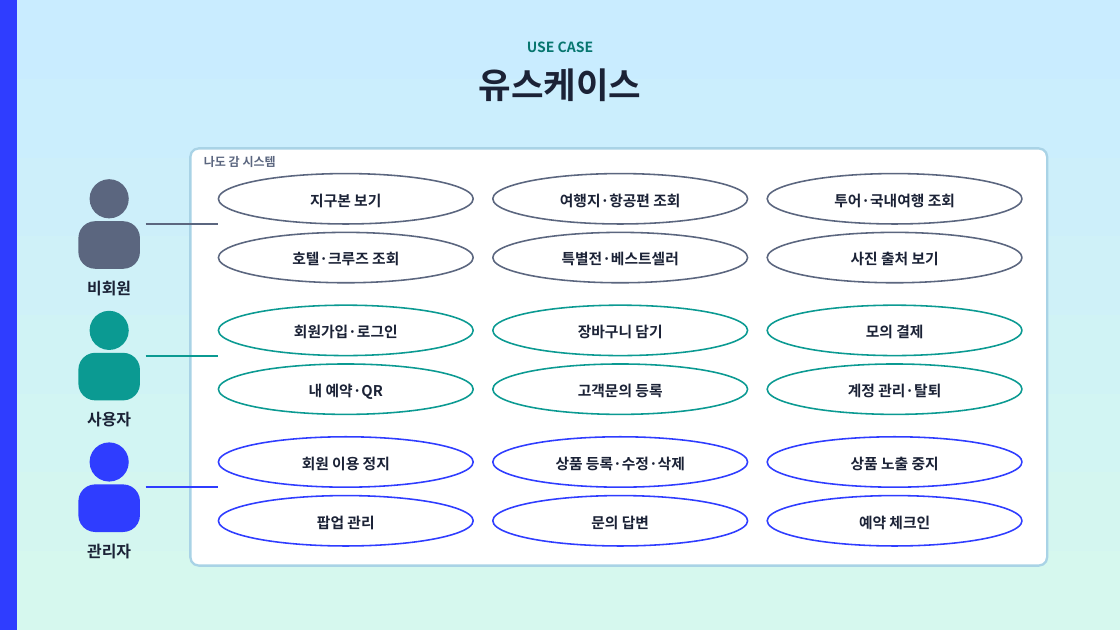
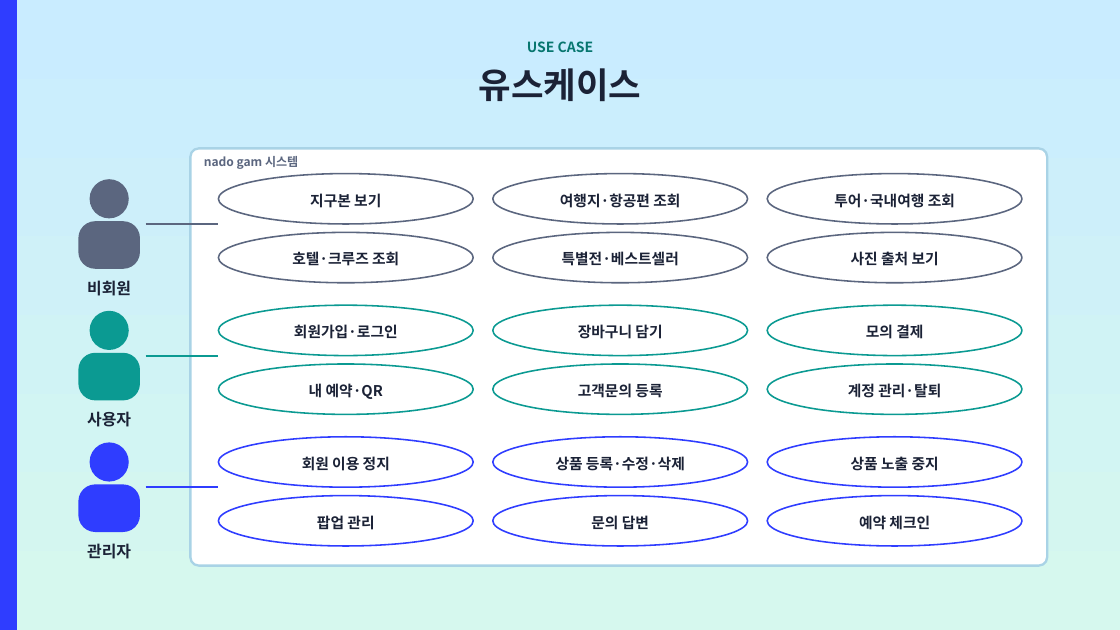
Before and after one commit to ho8566z/nado-gam_word, a slide deck: slide 22 of ppt_output/나도감_발표.pptx. Drawn at 1120x630 pixels with LibreOffice and Linux fonts; fonts in the diff are those of the drawing. Boxes give left, top, right and bottom in pixels: in the first picture for what was removed or moved away, otherwise in the second. Text is boxed around its words. In the diff, an @@ line names an element or a change of style, - is before the commit and + after.

```diff
--- a/ppt_output/나도감_발표.pptx
+++ b/ppt_output/나도감_발표.pptx
@@ text at bbox=[204, 156, 298, 169]: text changed @@
-나도 감 시스템
+nado gam 시스템
```
Also in this commit, not shown: 6 other slides changed, 34 other files.
